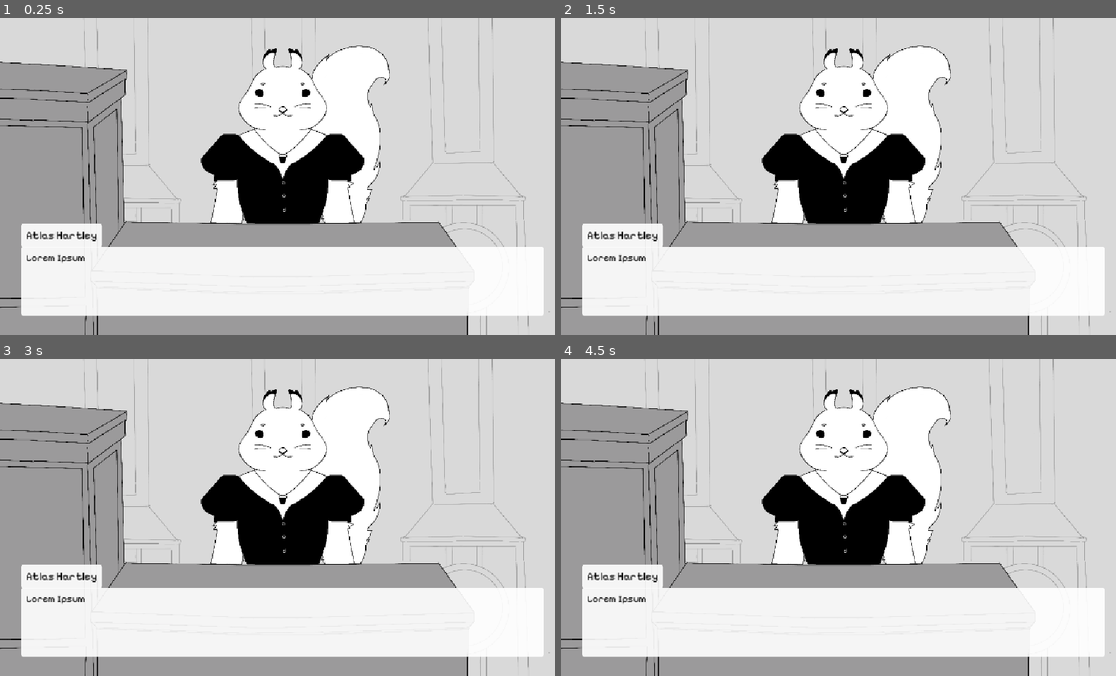
Above: before the commit, frames 1-4 (two rows, left to right).
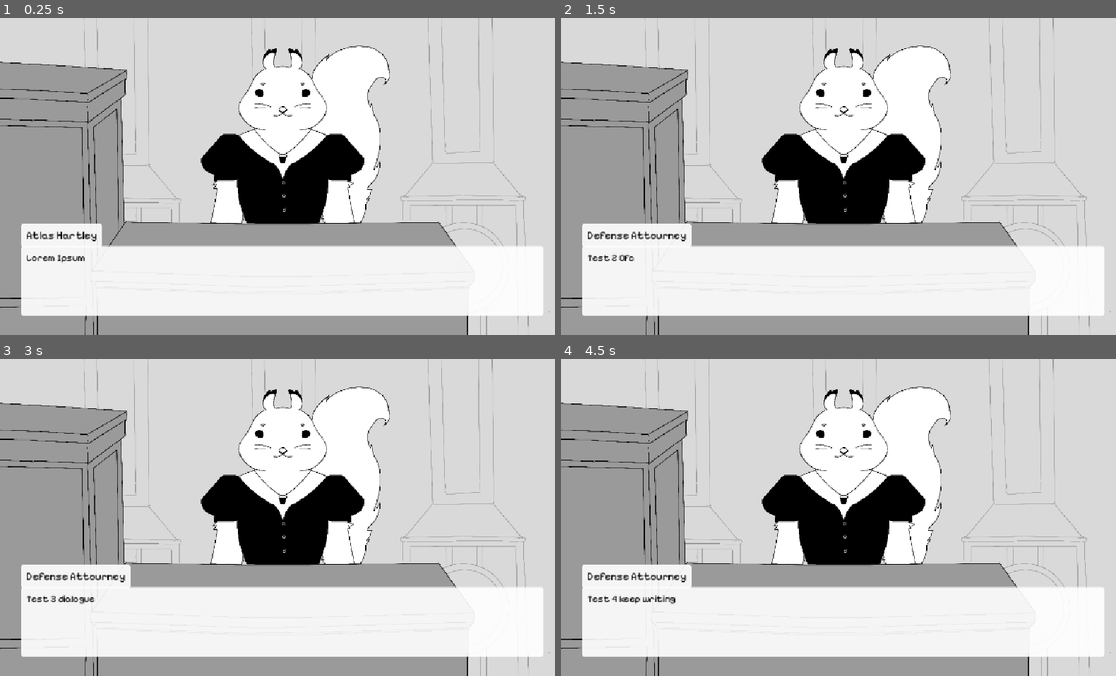
Above: after the commit, the same moments.

Repository: ryrwynn/Moo-Trial-Godot
Game: Godot game, scene res://scenes/game_scene.tscn
Two runs of this game, one before a commit and one after it. Both use one fixed random seed, a clock stepped at 60 frames per second and the inputs below.
Inputs (mouse positions are in pixels of both pictures, inside the frame that each line leads up to):
- Up to frame 1 (0.25 s): no input
- Up to frame 2 (1.5 s): click (622, 236) at 0.52 s; click (844, 281) at 1.25 s
- Up to frame 3 (3 s): click (61, 577) at 2.02 s; click (283, 622) at 2.75 s
- Up to frame 4 (4.5 s): click (622, 577) at 3.52 s; click (844, 622) at 4.25 s

The runs differ from the first frame. In frame 1, 0.3% of the frame differs, in the area x 3-95%, y 71-73%; in frame 2, 1.0%; in frame 3, 1.0%; in frame 4, 1.0%, in the area x 3-95%, y 64-78%.

Commit message:
working dialogue for ScriptDialogue
working passing ScriptDialogue references to next

Diff:
--- a/ScriptDialogue/test.tres
+++ b/ScriptDialogue/test.tres
@@ -1,7 +1,10 @@
 [gd_resource type="Resource" script_class="ScriptDialogue" format=3 uid="uid://bo0ksfpce6is2"]
 
+[ext_resource type="Resource" uid="uid://5b4h6mile7cy" path="res://ScriptDialogue/test2.tres" id="1_ftddb"]
 [ext_resource type="Script" uid="uid://frh0brqorqb3" path="res://ScriptDialogue/Classes/ScriptDialogue.gd" id="1_wylnb"]
 
 [resource]
 script = ExtResource("1_wylnb")
+dialogue_array = Array[String](["Test 1 :)", "Test 2 Ofc", "Test 3 dialogue", "Test 4 keep writing"])
+nextScript = ExtResource("1_ftddb")
 metadata/_custom_type_script = "uid://frh0brqorqb3"
--- /dev/null
+++ b/ScriptDialogue/test2.tres
@@ -0,0 +1,10 @@
+[gd_resource type="Resource" script_class="ScriptDialogue" format=3 uid="uid://5b4h6mile7cy"]
+
+[ext_resource type="Script" uid="uid://frh0brqorqb3" path="res://ScriptDialogue/Classes/ScriptDialogue.gd" id="1_dd33y"]
+
+[resource]
+script = ExtResource("1_dd33y")
+CHARACTER = 2
+BACKGROUND = 1
+dialogue_array = Array[String](["Test 2 Script", "Test 2 continuation test"])
+metadata/_custom_type_script = "uid://frh0brqorqb3"
--- a/scenes/game_scene.tscn
+++ b/scenes/game_scene.tscn
@@ -20,5 +20,4 @@
 
 [node name="Camera2D" type="Camera2D" parent="." unique_id=1951010855]
 
-[connection signal="change_dialogue_UI" from="." to="TextUI" method="_on_game_scene_change_dialogue_ui"]
 [connection signal="text_button_pressed" from="TextUI" to="." method="_on_text_ui_text_button_pressed"]
--- a/scenes/text_ui.tscn
+++ b/scenes/text_ui.tscn
@@ -13,6 +13,7 @@
 anchor_bottom = 1.0
 grow_horizontal = 2
 grow_vertical = 2
+mouse_filter = 2
 theme = ExtResource("1_7tnem")
 
 [node name="VBoxContainer" type="VBoxContainer" parent="TextUI" unique_id=1497725421]
@@ -27,15 +28,13 @@
 offset_right = -40.0
 grow_horizontal = 2
 grow_vertical = 0
+mouse_filter = 2
 
 [node name="CharacterPanel" type="PanelContainer" parent="TextUI/VBoxContainer" unique_id=1479393298]
 custom_minimum_size = Vector2(0, 1)
 custom_maximum_size = Vector2(400, -1)
 layout_mode = 2
 size_flags_horizontal = 0
-
-[node name="CharacterButton" type="Button" parent="TextUI/VBoxContainer/CharacterPanel" unique_id=1860512491]
-layout_mode = 2
 
 [node name="CharacterMarginContainer" type="MarginContainer" parent="TextUI/VBoxContainer/CharacterPanel" unique_id=1745571111]
 layout_mode = 2
@@ -47,23 +46,32 @@
 "
 fit_content = true
 
-[node name="DialoguePanelContainer" type="PanelContainer" parent="TextUI/VBoxContainer" unique_id=5708752]
-custom_minimum_size = Vector2(0, 40)
+[node name="DialogueButton" type="Button" parent="TextUI/VBoxContainer" unique_id=1600602164]
 layout_mode = 2
 size_flags_vertical = 3
+
+[node name="DialoguePanelContainer" type="PanelContainer" parent="TextUI/VBoxContainer/DialogueButton" unique_id=5708752]
+custom_minimum_size = Vector2(0, 40)
+layout_mode = 0
+offset_top = -1.0
+offset_right = 998.0
+offset_bottom = 132.0
+size_flags_vertical = 3
 size_flags_stretch_ratio = 200.0
+mouse_filter = 2
 
-[node name="DialogueButton" type="Button" parent="TextUI/VBoxContainer/DialoguePanelContainer" unique_id=1600602164]
+[node name="DialogueMarginContainer" type="MarginContainer" parent="TextUI/VBoxContainer/DialogueButton" unique_id=1300227190]
+custom_minimum_size = Vector2(0, 40)
+layout_mode = 0
+offset_right = 998.0
+offset_bottom = 132.0
+mouse_filter = 2
+
+[node name="DialogueRichTextLabel" type="RichTextLabel" parent="TextUI/VBoxContainer/DialogueButton/DialogueMarginContainer" unique_id=1802848465]
 layout_mode = 2
-
-[node name="DialogueMarginContainer" type="MarginContainer" parent="TextUI/VBoxContainer/DialoguePanelContainer" unique_id=1300227190]
-custom_minimum_size = Vector2(0, 40)
-layout_mode = 2
-
-[node name="DialogueRichTextLabel" type="RichTextLabel" parent="TextUI/VBoxContainer/DialoguePanelContainer/DialogueMarginContainer" unique_id=1802848465]
-layout_mode = 2
+mouse_filter = 2
 theme_override_font_sizes/normal_font_size = 18
 text = "Lorem Ipsum"
 fit_content = true
 
-[connection signal="pressed" from="TextUI/VBoxContainer/DialoguePanelContainer/DialogueButton" to="." method="_on_dialogue_button_pressed"]
+[connection signal="pressed" from="TextUI/VBoxContainer/DialogueButton" to="." method="_on_dialogue_button_pressed"]
--- a/scripts/character_enum.gd
+++ b/scripts/character_enum.gd
@@ -12,5 +12,19 @@
 	TeranRivera
 }
 
-static func enum_to_name(character : CHARACTER) :
-	pass
+static func enum_to_name(character : CHARACTER) -> String:
+	var string_name:String
+	match character:
+		CHARACTER.DA:
+			string_name = "Defense Attourney"
+		CHARACTER.IndigoQuade:
+			string_name = "Indigo Quades"
+		CHARACTER.NelDoos:
+			string_name = "Nel Doos"
+		CHARACTER.Pros:
+			string_name = "Prosecueter"
+		CHARACTER.RileyKaye:
+			string_name = "Riley Kaye"
+		CHARACTER.TeranRivera:
+			string_name = "Teran Rivera"
+	return string_name
--- a/scripts/game_scene.gd
+++ b/scripts/game_scene.gd
@@ -1,6 +1,4 @@
 extends Node
-
-signal change_dialogue_UI(character:character_enum.CHARACTER, background:background_enum.BACKGROUND, dialogue:String)
 
 @export var curr_script_dialogue : ScriptDialogue = null
 var curr_dialogue_length : int = 0
@@ -9,13 +7,17 @@
 	pass
 
 func _on_text_ui_text_button_pressed() -> void:
-	if (curr_dialogue_length < curr_script_dialogue.dialogue_array.size()):
+	print("button pressed signal passed to game_scene")
+	if (curr_dialogue_length < curr_script_dialogue.dialogue_array.size()-1):
 		curr_dialogue_length += 1
-		emit_signal("change_dialogue_UI",curr_script_dialogue.CHARACTER, curr_script_dialogue.BACKGROUND, curr_script_dialogue.dialogue_array[curr_dialogue_length])
+		# change the text on dialogue & character
+		$TextUI.change_dialogue(character_enum.enum_to_name(curr_script_dialogue.CHARACTER), curr_script_dialogue.dialogue_array[curr_dialogue_length])
 	else:
 		finished_curr_dialogue()
 
 	pass # Replace with function body.
 
 func finished_curr_dialogue():
-	curr_script_dialogue = curr_script_dialogue.nextScript
+	curr_dialogue_length = 0 # reset where the dialogue is at
+	var temp_dialogue = curr_script_dialogue.nextScript # weird temp_reference passes only
+	curr_script_dialogue = temp_dialogue
--- a/scripts/text_ui.gd
+++ b/scripts/text_ui.gd
@@ -6,11 +6,12 @@
 @export var dialogue_text : String
 
 func _on_dialogue_button_pressed() -> void:
+	print("button pressed")
 	emit_signal("text_button_pressed")
 	pass # Replace with function body.
 
 
-func _on_game_scene_change_dialogue_ui(character: character_enum.CHARACTER, background: background_enum.BACKGROUND, dialogue: String) -> void:
-	$TextUI/VBoxContainer/DialoguePanelContainer/DialogueMarginContainer/DialogueRichTextLabel.text = dialogue
-	$TextUI/VBoxContainer/CharacterPanel/CharacterMarginContainer/CharacterRichTextLabel.text = character_enum.enum_to_name(character)
+func change_dialogue(character_name:String, dialogue:String):
+	$TextUI/VBoxContainer/CharacterPanel/CharacterMarginContainer/CharacterRichTextLabel.text = character_name
+	$TextUI/VBoxContainer/DialogueButton/DialogueMarginContainer/DialogueRichTextLabel.text = dialogue
 	pass # Replace with function body.
